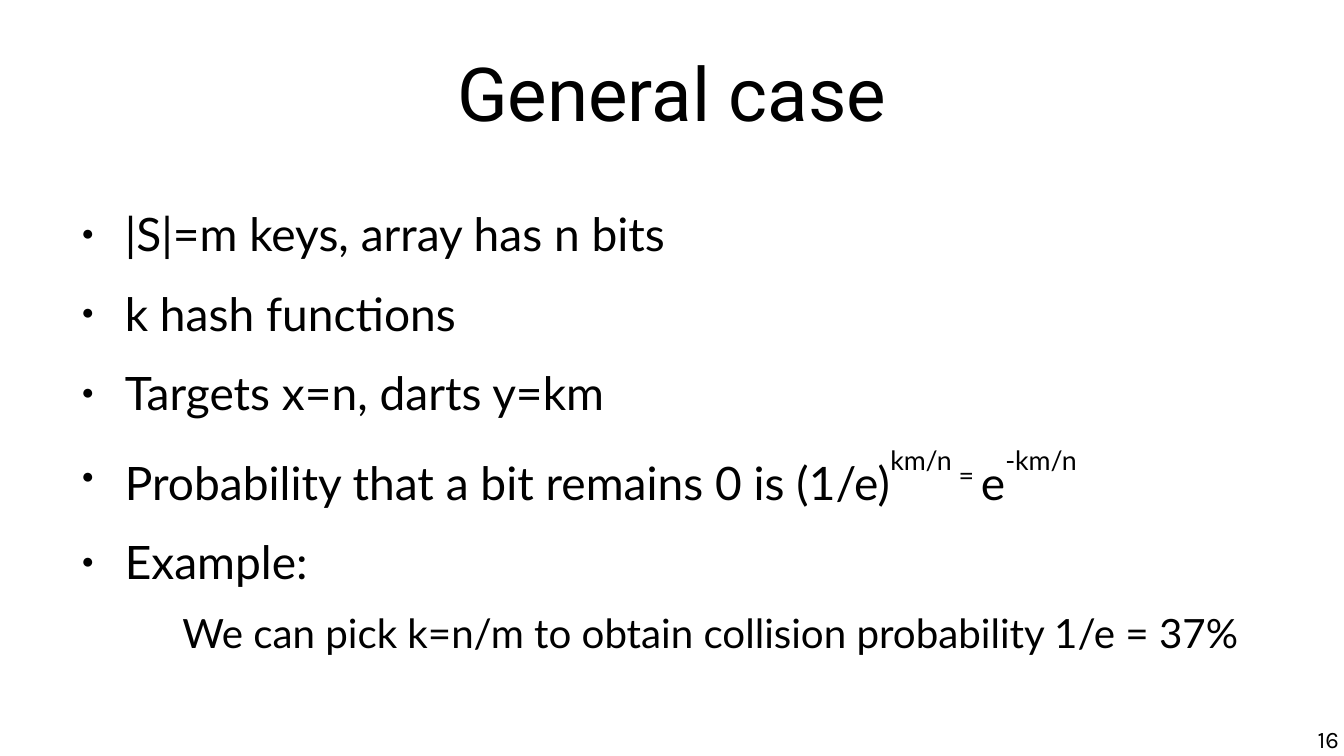
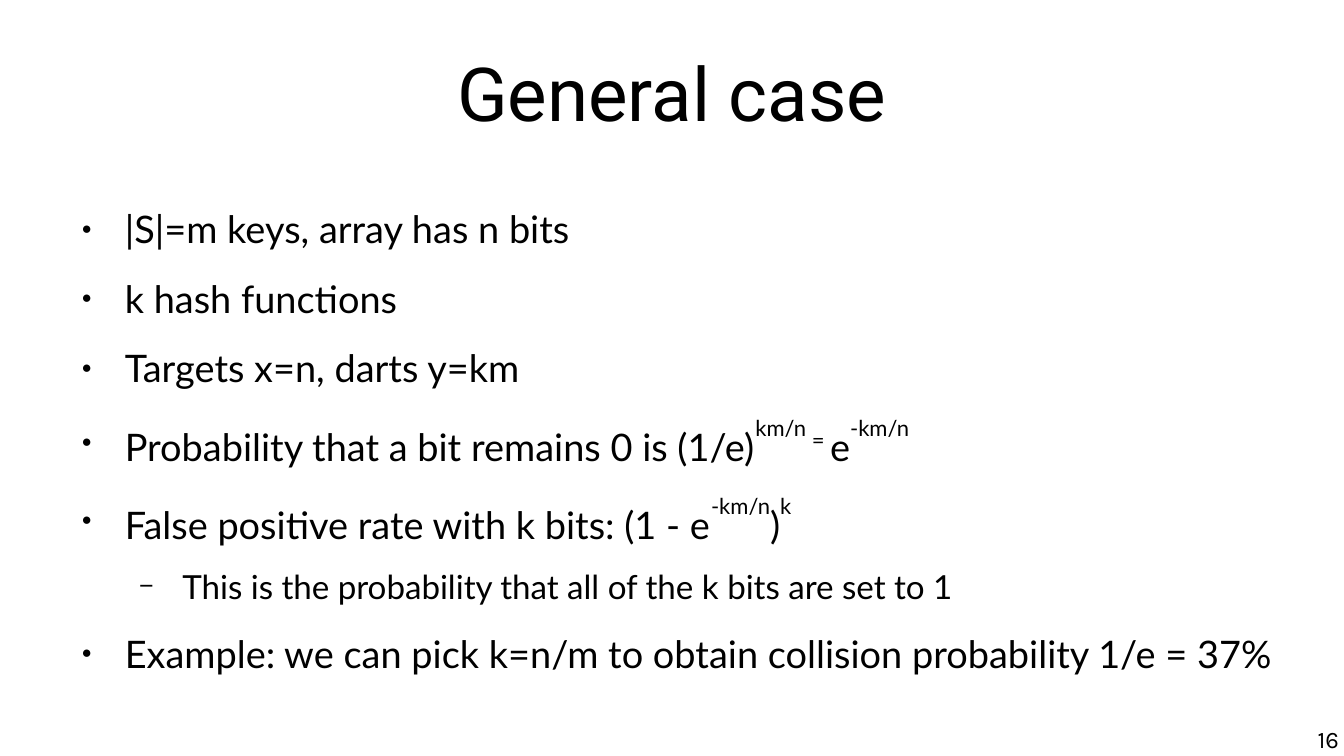
Before and after one commit to chatox/data-mining-course, a slide deck: slide 16 of theory/odp/tt24_bloom_filters.odp. Drawn at 1344x756 pixels with LibreOffice and Linux fonts; fonts in the diff are those of the drawing. Boxes give left, top, right and bottom in pixels: in the first picture for what was removed or moved away, otherwise in the second. Text is boxed around its words. In the diff, an @@ line names an element or a change of style, - is before the commit and + after.

```diff
--- a/theory/odp/tt24_bloom_filters.odp
+++ b/theory/odp/tt24_bloom_filters.odp
@@ text at (125,214,754,468): size 27.2 to 22.4 pt in "|S|=m keys, array has n bits", "k hash functions", "Targets x=n, darts y=km", "Probability that a bit remains 0 is ..." @@
@@ text at (125,497,1271,675): text changed; size 23.8 to 22.4 pt @@
-● Example:
-  We can pick k=n/m to obtain collision probability 1/e = 37%
+● False positive rate with k bits: (1 - e-km/n)k
+  − This is the probability that all of the k bits are set to 1
+● Example: we can pick k=n/m to obtain collision probability 1/e = 37%
```
Also in this commit, not shown: 1 other slide changed, 1 other file.
